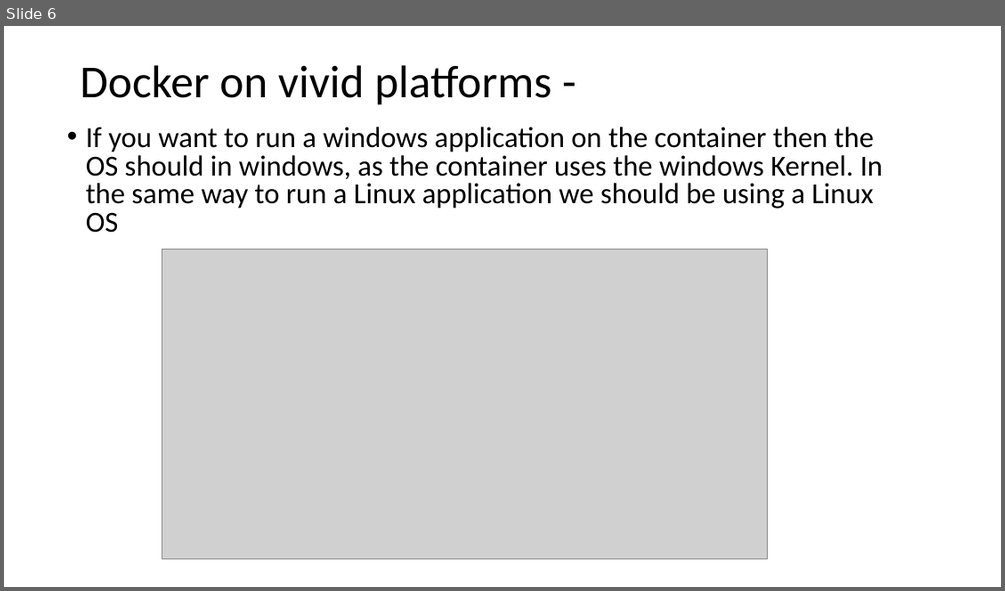
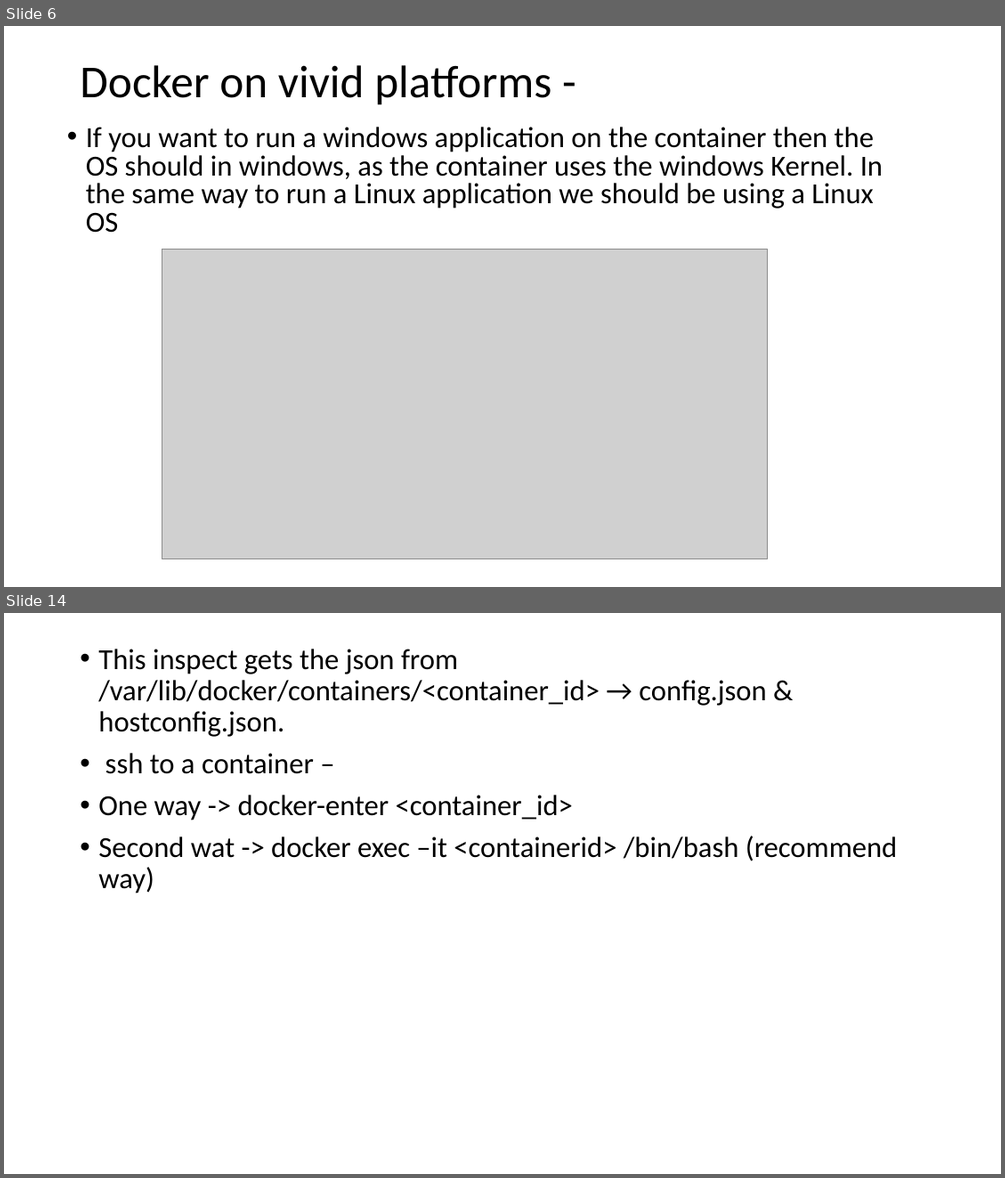
Before and after one commit to Ritesh007/Documents, a slide deck: Docker/docker.pptx. Shown one above the other, each under a label of ours: slide 6 before the commit, slides 6 and 14 after it; the slides between them are not shown. The pictures are 1005x591 and 1005x1178 pixels, drawn with LibreOffice and Linux fonts; fonts in the diff are those of the drawing; grey boxes stand for pictures. Boxes give left, top, right and bottom in pixels: in the first picture for what was removed or moved away, otherwise in the second. Text is boxed around its words. In the diff, an @@ line names an element or a change of style, - is before the commit and + after.

Commit message:
Docker ppt updated..

```diff
--- a/Docker/docker.pptx
+++ b/Docker/docker.pptx
@@ slide 14 added at box(4, 613, 1001, 1174), background #FFFFFF @@
@@ text added at box(98, 649, 897, 893), 28 pt, text #000000 @@
+• This inspect gets the json from /var/lib/docker/containers/<container_id> → config.json & hostconfig.json.
+• ssh to a container –
+• One way -> docker-enter <container_id>
+• Second wat -> docker exec –it <containerid> /bin/bash (recommend way)
```
Also in this commit, not shown: 15 other slides added.
